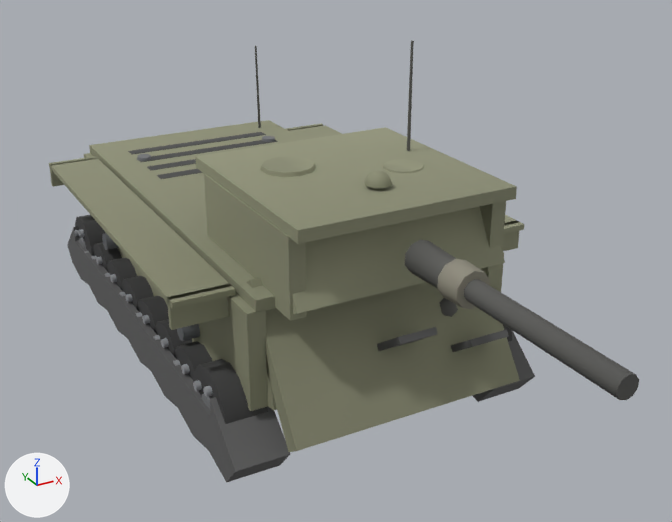
The glTF model client/assets/models/m7priest.glb as it was, and as the next commit left it.
Camera for both pictures: a 50 mm lens placed at (-4.25, -9.47, 5.46), pointed at (0.08, -1.61, 1.52). Lighting does not change. The marker at lower left points along +X, +Y and +Z. The older version comes first. Where no turn or scale is listed for an object, it has been applied to the vertices. Vertices at exactly the same position are counted once.

Names of what the first picture shows: 'barrel', 'glacis', 'hullSide', 'hullTop', 'mantlet', 'tracks', 'turretRoof', 'turretSide', 'wheel3', 'wheel5', 'wheel6', 'wheel7' and 7 more.
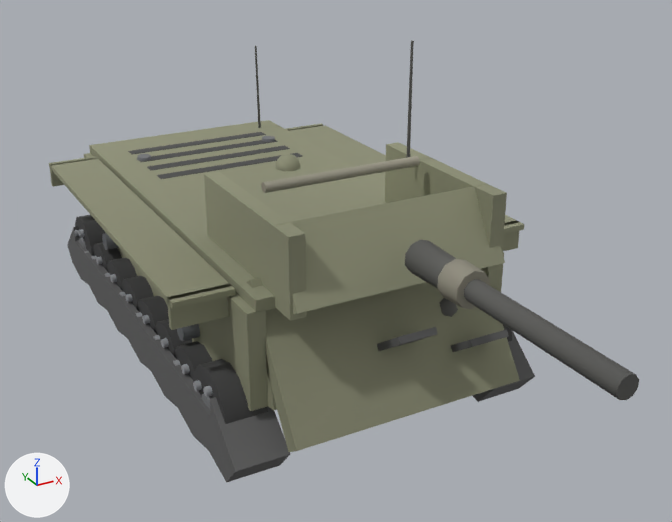
The change in detail:
me_mesh_24 is used by ob_turretroof; location (0.0, 0.0, 0.0).
me_mesh_24 had 105 vertices, 184 faces and spanned x -1.13..1.13, y -3.15..-0.85, z 2.48..3.78.
me_mesh_24 now has 71 vertices, 124 faces and spans x -0.86..0.9, y -1.96..-1.52, z 2.48..3.78.
me_mesh_24 part 1: a new loose piece, an 8-sided cylinder along x spanning x -0.86..0.86, y -1.96..-1.85, z 2.53..2.63, in mat_turretroof_mat.
me_mesh_24 part 2: the loose piece of 41 vertices spanning x -0.13..0.13, y -2.68..-2.42, z 2.67..2.8 is moved by (-0.48, 0.9, -0.02).
me_mesh_24 part 3: the loose piece of 22 vertices spanning x -0.74..-0.21, y -1.93..-1.37, z 2.62..2.68 is deleted.
me_mesh_24 part 4: the loose piece of 22 vertices spanning x 0.32..0.74, y -2.37..-1.93, z 2.61..2.65 is deleted.
me_mesh_24 part 5: the loose piece of 8 vertices spanning x -1.13..1.13, y -3.15..-0.85, z 2.52..2.64 is deleted.

Pixel boxes [x1, y1, x2, y2] of what changed, in the pictures (672 x 522 px; the box of a moved part takes in the faces that stretch with it):
'turretRoof', reshaped (50% narrower, 25% shorter): before [195, 40, 517, 244]; after [261, 40, 420, 193]
part 1 of me_mesh_24, added: after [261, 156, 420, 193]
part 2 of me_mesh_24, moved or reshaped: before [364, 170, 392, 189]; after [276, 154, 301, 171]
part 3 of me_mesh_24, deleted: before [260, 156, 316, 177]
part 4 of me_mesh_24, deleted: before [383, 159, 424, 173]
part 5 of me_mesh_24, deleted: before [195, 127, 517, 244]
